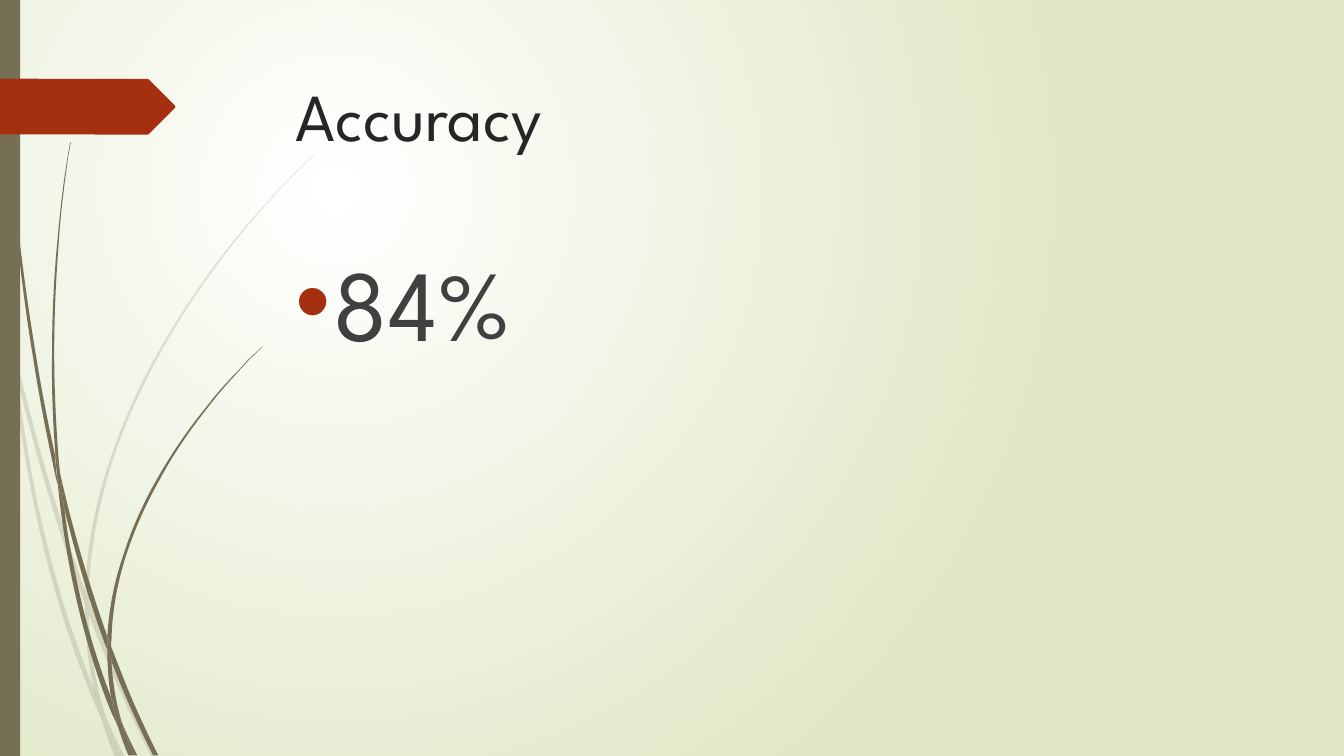
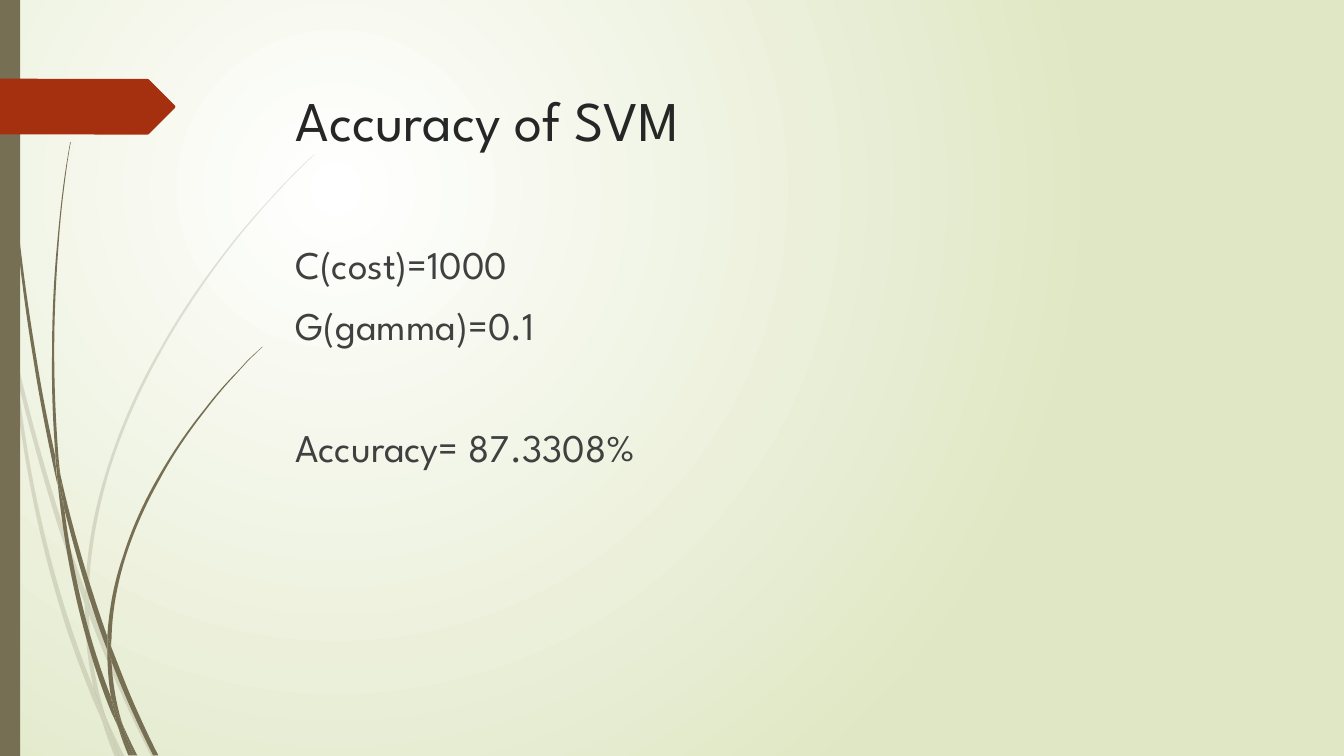
Before and after one commit to WUJJU/SpamEmailClassification, a slide deck: slide 12 of SpamEmailClassification/ml final.pptx. Drawn at 1344x756 pixels with LibreOffice and Linux fonts; fonts in the diff are those of the drawing. Boxes give left, top, right and bottom in pixels: in the first picture for what was removed or moved away, otherwise in the second. Text is boxed around its words. In the diff, an @@ line names an element or a change of style, - is before the commit and + after.

```diff
--- a/SpamEmailClassification/ml final.pptx
+++ b/SpamEmailClassification/ml final.pptx
@@ title at [296,102,679,153]: text changed; size 48 to 40 pt @@
-Accuracy
+Accuracy of SVM
@@ text at [295,252,635,470]: text changed; size 72 to 28 pt @@
-• 84%
+C(cost)=1000
+G(gamma)=0.1
+Accuracy= 87.3308%
```
Also in this commit, not shown: 1 other slide changed, 4 other files.
